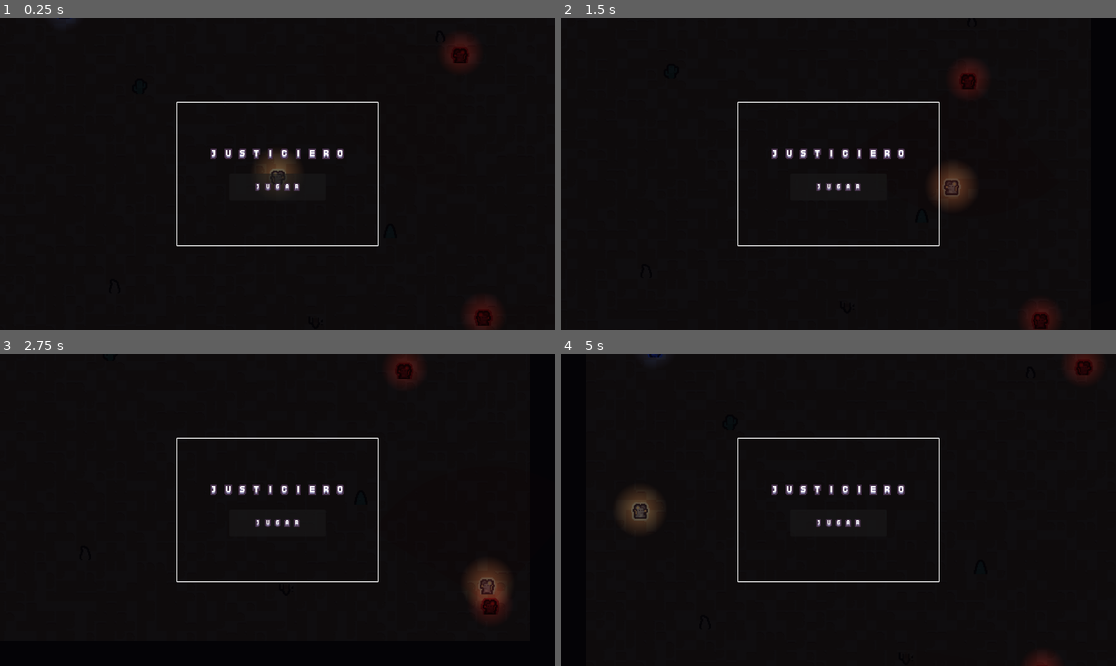
Above: before the commit, frames 1-4 (two rows, left to right).
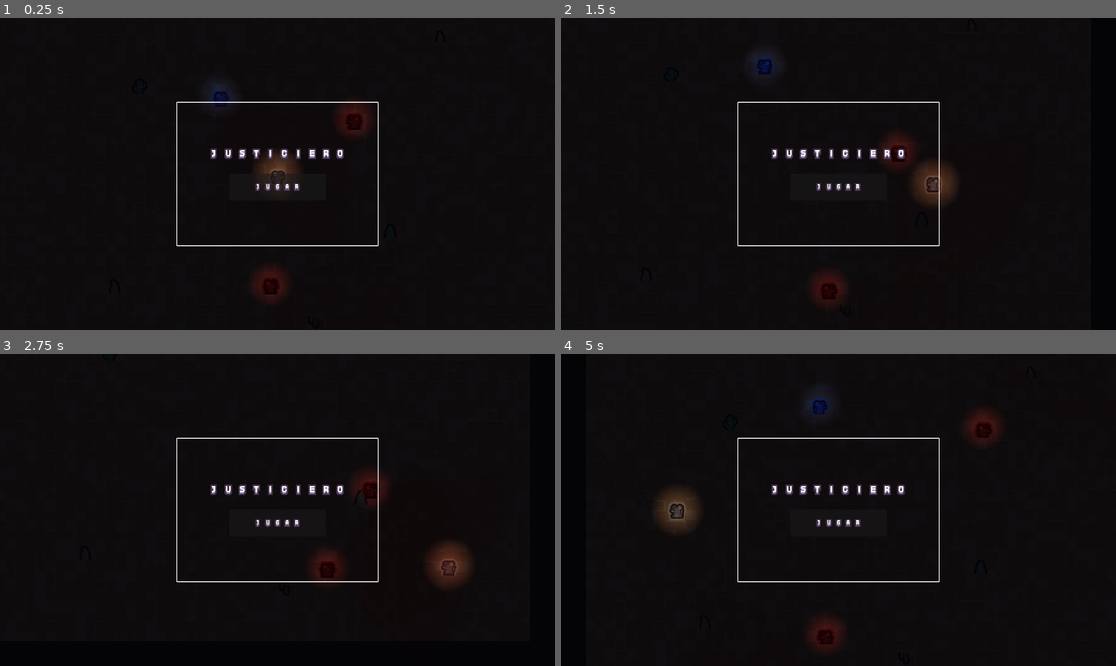
Above: after the commit, the same moments.

Repository: ksanch3x/Justiciero
Game: Godot game, scene res://scenes/Main.tscn
Two runs of this game, one before a commit and one after it. Both use one fixed random seed, a clock stepped at 60 frames per second and the inputs below.
Inputs (mouse positions are in pixels of both pictures, inside the frame that each line leads up to):
- Up to frame 1 (0.25 s): no input
- Up to frame 2 (1.5 s): tap Enter at 0.5 s; move the mouse to (960, 158) at 0.52 s; hold D (move_right) 0.53-1.28 s; tap Space (dash) at 0.6 s; move the mouse to (727, 189) at 1.27 s; hold S (move_down) from 1.28 s (still down); tap C (cover) at 1.35 s
- Up to frame 3 (2.75 s): tap Space (dash) at 1.55, 2.1 s; move the mouse to (333, 441) at 2.02 s; release S (move_down) at 2.03 s; hold D (move_right) from 2.03 s (still down)
- Up to frame 4 (5 s): move the mouse to (810, 572) at 2.77 s; release D (move_right) at 2.78 s; hold W (move_up) 2.78-3.53 s; click (810, 572) at 2.85 s; tap Space (dash) at 3.05, 3.8, 4.35 s; move the mouse to (1005, 556) at 3.52 s; hold A (move_left) from 3.53 s (still down); tap R at 3.6 s; move the mouse to (672, 463) at 4.27 s

The runs differ from the first frame. In frame 1, 1.6% of the frame differs, in the area x 10-90%, y 0-100%; in frame 2, 2.4%; in frame 3, 2.8%, in the area x 56-92%, y 0-86%; in frame 4, 2.8%.

Commit message:
4 fixes de playtesting: knockback fuera de mapa, velocidad, patrulla, testigos
1. Player._clamp_to_arena() clampea el empuje de melee/dash — antes podía
   tirar enemigos literalmente afuera de las paredes (mueve global_position
   a mano, sin colisión).
2. Player.speed 220->170: se sentía muy rápido para un juego de sigilo.
3. _pick_patrol_target() clampeado al interior jugable en los 4 scripts de
   enemigo/facción — antes un spawn cerca de un borde podía generar un
   punto detrás de la pared, dejando al bot atascado empujando contra ella.
4. Police/Criminal patrol_radius 90->170 y faction_detection_range 90->130,
   más spawns acercados en Main.gd — antes estaban demasiado lejos para
   cruzarse nunca patrullando.
5. FactionManager.NOISE_KILL (70): un golpe que mata reporta mucho más
   ruido que un golpe cualquiera, suficiente para alertar de inmediato a
   un policía cercano — antes un asesinato silencioso no generaba
   reacción aunque el policía estuviera al lado.

Diff:
--- a/prototypes/combat-topdown/scripts/Criminal.gd
+++ b/prototypes/combat-topdown/scripts/Criminal.gd
@@ -21,12 +21,13 @@
 @export var contact_range: float = 22.0
 @export var attack_interval: float = 1.0
 @export var attack_telegraph_time: float = 0.25
-@export var patrol_radius: float = 90.0
+## Subido de 90 — ver comentario largo en Police.gd.
+@export var patrol_radius: float = 170.0
 @export var detection_range: float = 220.0
 @export var lose_track_range: float = 300.0
 ## Radio "de encuentro" con un Policía — chico a propósito, ver comentario
 ## equivalente en Police.gd (encuentro oportunista, no imán de mapa entero).
-@export var faction_detection_range: float = 90.0
+@export var faction_detection_range: float = 130.0
 @export var flee_speed: float = 130.0
 @export var flee_time: float = 3.0
 @export var flee_health_ratio: float = 0.3
@@ -170,9 +171,19 @@
 		return
 	velocity = to_target.normalized() * patrol_speed
 
+## Clampeado dentro del interior jugable — ver comentario largo en
+## Enemy.gd (bug: patrulla podía apuntar detrás de una pared y quedar
+## atascado empujando contra ella).
+const PATROL_ARENA_MIN: Vector2 = Vector2(-400, -270)
+const PATROL_ARENA_MAX: Vector2 = Vector2(400, 270)
+
 func _pick_patrol_target() -> void:
 	var offset := Vector2(randf_range(-patrol_radius, patrol_radius), randf_range(-patrol_radius, patrol_radius))
-	_patrol_target = _spawn_position + offset
+	var target: Vector2 = _spawn_position + offset
+	_patrol_target = Vector2(
+		clampf(target.x, PATROL_ARENA_MIN.x, PATROL_ARENA_MAX.x),
+		clampf(target.y, PATROL_ARENA_MIN.y, PATROL_ARENA_MAX.y)
+	)
 
 ## Busca el Policía vivo más cercano dentro de faction_detection_range.
 func _find_nearby_rival() -> Node2D:
--- a/prototypes/combat-topdown/scripts/Enemy.gd
+++ b/prototypes/combat-topdown/scripts/Enemy.gd
@@ -178,9 +178,21 @@
 		return
 	velocity = to_target.normalized() * patrol_speed
 
+## Clampeado dentro del interior jugable (bug reportado: "patrullan raro" —
+## sin esto, un spawn cerca de una pared podía elegir un punto de patrulla
+## detrás de ella; el enemigo caminaba contra la pared sin poder llegar
+## nunca, atascado ahí en vez de patrullar). Mismos límites que
+## Player._clamp_to_arena().
+const PATROL_ARENA_MIN: Vector2 = Vector2(-400, -270)
+const PATROL_ARENA_MAX: Vector2 = Vector2(400, 270)
+
 func _pick_patrol_target() -> void:
 	var offset := Vector2(randf_range(-patrol_radius, patrol_radius), randf_range(-patrol_radius, patrol_radius))
-	_patrol_target = _spawn_position + offset
+	var target: Vector2 = _spawn_position + offset
+	_patrol_target = Vector2(
+		clampf(target.x, PATROL_ARENA_MIN.x, PATROL_ARENA_MAX.x),
+		clampf(target.y, PATROL_ARENA_MIN.y, PATROL_ARENA_MAX.y)
+	)
 
 func take_damage(amount: int) -> void:
 	health -= amount
--- a/prototypes/combat-topdown/scripts/FactionManager.gd
+++ b/prototypes/combat-topdown/scripts/FactionManager.gd
@@ -22,6 +22,14 @@
 ## fuente hasta que haya Área2D de ruido real.
 const NOISE_GUNSHOT: float = 30.0
 const NOISE_MELEE: float = 6.0
+## Un asesinato (golpe que mata, no cualquier golpe) es mucho más ruidoso
+## que un simple impacto — GDD 2.2 "cuerpos descubiertos sube automático".
+## Suficiente para cruzar el umbral de CHASE (55) desde un medidor en 0,
+## para que un policía cerca reaccione de inmediato en vez de tener que
+## acumular varios golpes. Bug reportado jugando: "literal puedo matar a
+## la vista del policía" — antes matar solo generaba el mismo ruido chico
+## de un golpe cualquiera.
+const NOISE_KILL: float = 70.0
 
 ## Decae solo cuando no hubo ruido nuevo en los últimos `decay_hold_time`
 ## segundos — si no, un solo disparo se diluiría antes de que algo llegue
--- a/prototypes/combat-topdown/scripts/Main.gd
+++ b/prototypes/combat-topdown/scripts/Main.gd
@@ -249,15 +249,21 @@
 	# no-letal implementado todavía (GDD 2.3), cualquier muerte cuenta.
 	police.died.connect(SaveManager.add_police_kill)
 	add_child(police)
-	police.global_position = Vector2(-350, -260)
+	# Acercada de (-350,-260): con patrol_radius=170 (Police.gd) esto
+	# solapa la zona de patrulla de los criminales de abajo — antes estaban
+	# tan lejos que nunca llegaban a cruzarse (bug: "no veo que
+	# interactúen con el resto").
+	police.global_position = Vector2(-100, -120)
 
 ## Dos criminales patrullando desde el arranque — junto con el policía de
 ## _spawn_police(), esto es lo mínimo para poder probar el Triángulo de
 ## Facciones (GDD Fase 4/sección 0 "minuto de diversión"): que se detecten
 ## entre sí y peleen sin que el jugador intervenga. Mismas simplificaciones
-## que _spawn_police(): fijos, no se reposicionan por sala.
+## que _spawn_police(): fijos, no se reposicionan por sala. Posiciones
+## acercadas al policía (ver comentario en _spawn_police()) para que sus
+## radios de patrulla (170px c/u) realmente se solapen.
 func _spawn_criminals() -> void:
-	var positions := [Vector2(300, -200), Vector2(320, 220)]
+	var positions := [Vector2(140, -100), Vector2(-20, 170)]
 	for pos in positions:
 		var criminal := criminal_scene.instantiate()
 		add_child(criminal)
--- a/prototypes/combat-topdown/scripts/Player.gd
+++ b/prototypes/combat-topdown/scripts/Player.gd
@@ -1,6 +1,11 @@
 extends CharacterBody2D
 
-@export var speed: float = 220.0
+## Bajado de 220 (feedback jugando: "se supone que es sigiloso y uno
+## camina muy rápido") — el dash sigue dando el pico de velocidad para
+## escapar/reposicionar, la caminata normal ahora es más acorde a un
+## juego de sigilo. Primer ajuste, afinable si se siente demasiado lento
+## en combate directo.
+@export var speed: float = 170.0
 @export var max_health: int = 5
 @export var bullet_scene: PackedScene = preload("res://scenes/Bullet.tscn")
 
@@ -335,7 +340,22 @@
 			var push_dir := to_enemy.normalized()
 			if push_dir.length() < 0.1:
 				push_dir = Vector2.RIGHT
-			enemy.global_position += push_dir * dash_push_impulse
+			enemy.global_position = _clamp_to_arena(enemy.global_position + push_dir * dash_push_impulse)
+
+## Interior jugable real: arena 900x640 centrada en (0,0) menos el grosor
+## de las 4 paredes (40px, ver Main.WALL_THICKNESS) y un margen chico extra
+## — el empuje de dash/melee movía `global_position` directo (sin
+## move_and_slide, así que sin colisión) y podía tirar enemigos AFUERA de
+## las paredes si el golpe conectaba cerca del borde. Bug reportado
+## jugando: "lancé a algunos por fuera del marco de colisión".
+const ARENA_MIN: Vector2 = Vector2(-400, -270)
+const ARENA_MAX: Vector2 = Vector2(400, 270)
+
+func _clamp_to_arena(pos: Vector2) -> Vector2:
+	return Vector2(
+		clampf(pos.x, ARENA_MIN.x, ARENA_MAX.x),
+		clampf(pos.y, ARENA_MIN.y, ARENA_MAX.y)
+	)
 
 ## Aumenta la fuerza de shake actual (clamp a SHAKE_MAX en vez de sumar sin
 ## límite, para que golpes/disparos seguidos no disparen un temblor gigante).
@@ -383,16 +403,25 @@
 		var to_enemy: Vector2 = enemy.global_position - global_position
 		var dist: float = to_enemy.length()
 		if dist <= melee_range and enemy.has_method("take_damage"):
+			var enemy_pos: Vector2 = enemy.global_position
 			enemy.take_damage(melee_damage)
-			var push_dir := to_enemy.normalized()
-			if push_dir.length() < 0.1:
-				push_dir = Vector2.RIGHT
-			enemy.global_position += push_dir * melee_knockback
+			# Golpe que mata != golpe cualquiera: reporta un ruido mucho más
+			# grande en la posición de la víctima, para que un policía cerca
+			# reaccione de inmediato aunque el melee en sí sea silencioso
+			# (bug reportado: "literal puedo matar a la vista del policía").
+			if is_instance_valid(enemy) and "health" in enemy and enemy.health <= 0:
+				FactionManager.report_noise(FactionManager.NOISE_KILL, enemy_pos)
+			if is_instance_valid(enemy):
+				var push_dir := to_enemy.normalized()
+				if push_dir.length() < 0.1:
+					push_dir = Vector2.RIGHT
+				enemy.global_position = _clamp_to_arena(enemy.global_position + push_dir * melee_knockback)
 	_play_melee_lunge()
 	_start_shake(1.5)
 	# GDD 2.2: melee es silencioso comparado con las armas de fuego (sin
 	# sistema de testigos todavía, así que por ahora es un ruido chico
-	# plano en vez de "silencioso salvo testigo").
+	# plano en vez de "silencioso salvo testigo"). Un asesinato ya reportó
+	# su propio ruido más grande arriba si corresponde.
 	FactionManager.report_noise(FactionManager.NOISE_MELEE, global_position)
 
 ## Canal de noqueo (GDD 2.3): mientras se mantiene "takedown" apuntando a un
--- a/prototypes/combat-topdown/scripts/Police.gd
+++ b/prototypes/combat-topdown/scripts/Police.gd
@@ -26,7 +26,11 @@
 @export var contact_range: float = 22.0
 @export var attack_interval: float = 0.85
 @export var attack_telegraph_time: float = 0.3
-@export var patrol_radius: float = 90.0
+## Subido de 90: con radios chicos + spawns lejos entre sí, Policía y
+## Criminal nunca llegaban a cruzarse patrullando (bug reportado: "no veo
+## que interactúen con el resto"). Ver también Main._spawn_police()/
+## _spawn_criminals() para las posiciones de spawn, acercadas a propósito.
+@export var patrol_radius: float = 170.0
 ## Cuánto se queda "mirando alrededor" en el punto de ruido antes de
 ## rendirse y volver a PATROL, si el nivel de alerta no siguió subiendo.
 @export var investigate_timeout: float = 4.0
@@ -34,7 +38,7 @@
 ## cruce oportunista al patrullar/perseguir, no un imán que busca criminales
 ## por todo el mapa (eso volvería la pelea entre facciones demasiado
 ## frecuente y competiría con perseguir al jugador).
-@export var faction_detection_range: float = 90.0
+@export var faction_detection_range: float = 130.0
 @export var flee_speed: float = 130.0
 @export var flee_time: float = 3.0
 ## Por debajo de este % de vida MÁXIMA, un golpe de otra IA hace huir en
@@ -203,9 +207,19 @@
 		return
 	velocity = to_target.normalized() * speed
 
+## Clampeado dentro del interior jugable — ver comentario largo en
+## Enemy.gd (bug: patrulla podía apuntar detrás de una pared y quedar
+## atascado empujando contra ella).
+const PATROL_ARENA_MIN: Vector2 = Vector2(-400, -270)
+const PATROL_ARENA_MAX: Vector2 = Vector2(400, 270)
+
 func _pick_patrol_target() -> void:
 	var offset := Vector2(randf_range(-patrol_radius, patrol_radius), randf_range(-patrol_radius, patrol_radius))
-	_patrol_target = _spawn_position + offset
+	var target: Vector2 = _spawn_position + offset
+	_patrol_target = Vector2(
+		clampf(target.x, PATROL_ARENA_MIN.x, PATROL_ARENA_MAX.x),
+		clampf(target.y, PATROL_ARENA_MIN.y, PATROL_ARENA_MAX.y)
+	)
 
 ## Busca el Criminal vivo más cercano dentro de faction_detection_range.
 func _find_nearby_rival() -> Node2D:
--- a/prototypes/combat-topdown/scripts/Spitter.gd
+++ b/prototypes/combat-topdown/scripts/Spitter.gd
@@ -143,9 +143,19 @@
 		return
 	velocity = to_target.normalized() * patrol_speed
 
+## Clampeado dentro del interior jugable — ver comentario largo en
+## Enemy.gd (bug: patrulla podía apuntar detrás de una pared y quedar
+## atascado empujando contra ella).
+const PATROL_ARENA_MIN: Vector2 = Vector2(-400, -270)
+const PATROL_ARENA_MAX: Vector2 = Vector2(400, 270)
+
 func _pick_patrol_target() -> void:
 	var offset := Vector2(randf_range(-patrol_radius, patrol_radius), randf_range(-patrol_radius, patrol_radius))
-	_patrol_target = _spawn_position + offset
+	var target: Vector2 = _spawn_position + offset
+	_patrol_target = Vector2(
+		clampf(target.x, PATROL_ARENA_MIN.x, PATROL_ARENA_MAX.x),
+		clampf(target.y, PATROL_ARENA_MIN.y, PATROL_ARENA_MAX.y)
+	)
 
 func _shoot(dir: Vector2) -> void:
 	var bullet := bullet_scene.instantiate()
Not shown, changed: prototypes/combat-topdown/STATUS.md
